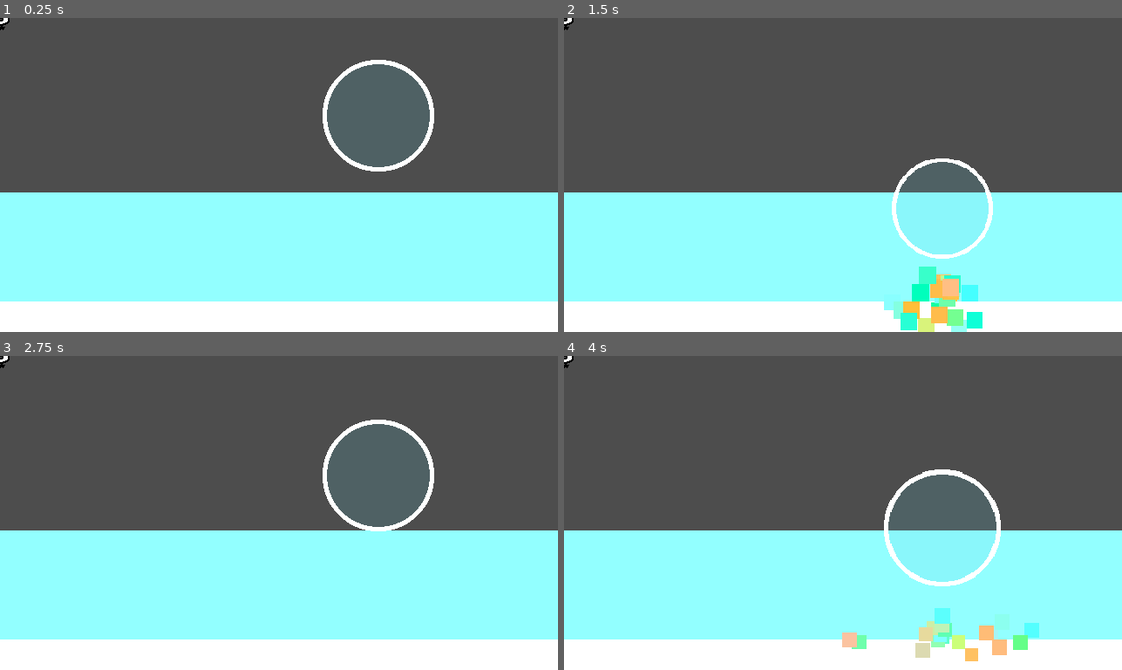
Above: before the commit, frames 1-4 (two rows, left to right).
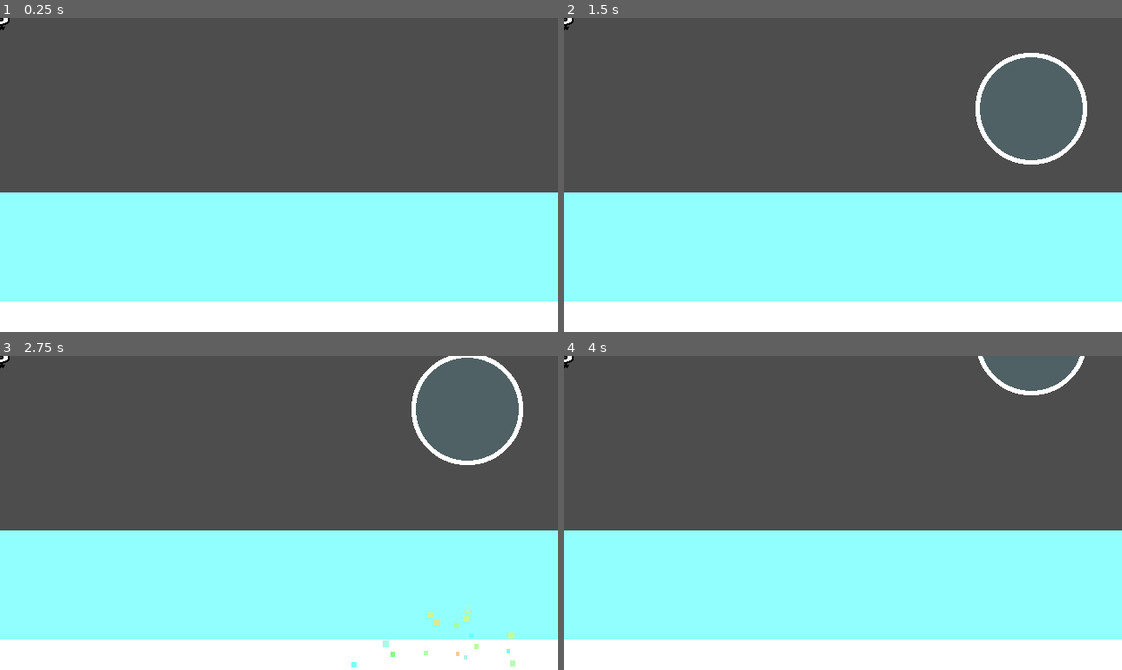
Above: after the commit, the same moments.

Repository: ron0studios/Global-Game-Jam-2025
Game: Godot game, scene res://objects/sandbox.tscn
The game is run twice, just before and just after one commit, with the same random seed, the same clock (stepped at 60 frames per second) and the same inputs. The engine's default icon, where the game draws it, is replaced by a stand-in: a white triangle on a blue panel in a dark square.
Inputs (mouse positions are in pixels of both pictures, inside the frame that each line leads up to):
- Up to frame 1 (0.25 s): no input
- Up to frame 2 (1.5 s): move the mouse to (965, 159) at 0.52 s; hold Up (ui_up) 0.53-1.28 s; hold Space (blow) 0.53-1.28 s; move the mouse to (731, 190) at 1.27 s; hold Down (ui_down) from 1.28 s (still down); tap Space (blow) at 1.35 s
- Up to frame 3 (2.75 s): move the mouse to (334, 443) at 2.02 s; release Down (ui_down) at 2.03 s; hold Up (ui_up) from 2.03 s (still down); hold Space (blow) from 2.03 s (still down)
- Up to frame 4 (4 s): move the mouse to (815, 575) at 2.77 s; release Space (blow) at 2.78 s; tap Space (blow) at 2.85 s; move the mouse to (1010, 560) at 3.52 s; release Up (ui_up) at 3.53 s; hold Down (ui_down) from 3.53 s (still down); hold Space (blow) from 3.53 s (still down)

The runs differ from the first frame. In frame 1, 0.9% of the frame differs, in the area x 57-78%, y 13-49%; in frame 2, 3.7%, in the area x 57-94%, y 11-100%; in frame 3, 2.0%; in frame 4, 2.9%.

Commit message:
added gui arrow

Diff:
--- /dev/null
+++ b/objects/arrow.gd
@@ -0,0 +1,29 @@
+extends Sprite2D
+
+@export var bubble: RigidBody2D
+var buffer = 100
+
+# Called when the node enters the scene tree for the first time.
+func _ready() -> void:
+	pass # Replace with function body.
+
+func in_screen():
+	return \
+		bubble.global_position.x < get_viewport().size.x + buffer and \
+		bubble.global_position.x > 0 - buffer and \
+		bubble.global_position.y > 0 - buffer and \
+		bubble.global_position.y < get_viewport().size.y + buffer
+
+
+# Called every frame. 'delta' is the elapsed time since the previous frame.
+func _process(delta: float) -> void:
+	if !in_screen():
+		show()
+		rotate(deg_to_rad(90) + get_angle_to(bubble.global_position))
+		global_position.x = clamp(bubble.global_position.x, 20, get_viewport().size.x-20)
+		global_position.y = clamp(bubble.global_position.y, 20, get_viewport().size.y-20)
+	else:
+		hide()
+		#rotation = deg_to_rad(90)+ get_angle_to(bubble.global_position)
+
+	pass
--- a/objects/sandbox.tscn
+++ b/objects/sandbox.tscn
@@ -1,7 +1,9 @@
-[gd_scene load_steps=4 format=3 uid="uid://vs78q3v3ddl5"]
+[gd_scene load_steps=6 format=3 uid="uid://vs78q3v3ddl5"]
 
 [ext_resource type="PackedScene" uid="uid://53cd60akj2u0" path="res://objects/bubble.tscn" id="1_0m1l4"]
 [ext_resource type="PackedScene" uid="uid://5hhqv1ty5cr2" path="res://objects/player.tscn" id="2_164q8"]
+[ext_resource type="Texture2D" uid="uid://bxusrjspenlai" path="res://assets/arrow.png" id="3_nbphp"]
+[ext_resource type="Script" path="res://objects/arrow.gd" id="4_r8lw1"]
 
 [sub_resource type="RectangleShape2D" id="RectangleShape2D_f2nrx"]
 size = Vector2(1173, 57)
@@ -30,6 +32,14 @@
 shape = SubResource("RectangleShape2D_f2nrx")
 
 [node name="bubble" parent="." instance=ExtResource("1_0m1l4")]
-position = Vector2(434, 106)
+position = Vector2(536, -104)
 
 [node name="Player" parent="." instance=ExtResource("2_164q8")]
+
+[node name="CanvasLayer" type="CanvasLayer" parent="."]
+
+[node name="arrow" type="Sprite2D" parent="CanvasLayer" node_paths=PackedStringArray("bubble")]
+position = Vector2(176, 32)
+texture = ExtResource("3_nbphp")
+script = ExtResource("4_r8lw1")
+bubble = NodePath("../../bubble")
Binary file added: assets/arrow.png
Not shown, added: assets/arrow.png.import
Not shown: 1 places in objects/buoyancy.tscn that only renumber resources
